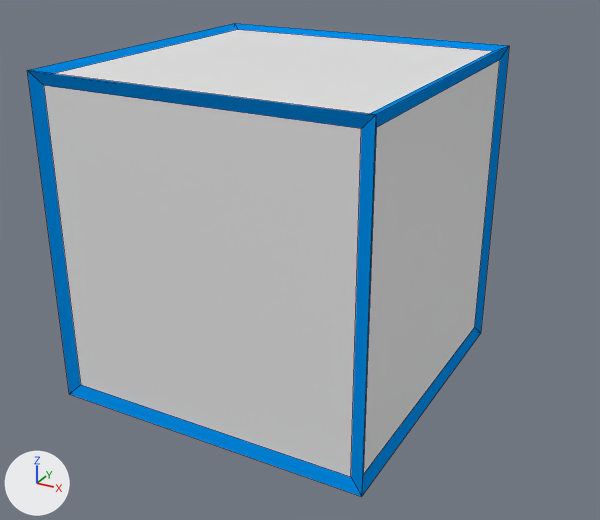
The Blender file BlenderStuff/cube.blend: old version first, new version second.
Before and after are seen from a camera (50 mm lens) standing at (2.45, -4.3, 1.9) and looking at (0.12, -0.05, -0.23). Arrows for +X, +Y and +Z are at lower left; the lights stay in place. Mesh edges are drawn as thin lines.

Script lines for the objects in view, before the commit:
```python
me_cube = bpy.data.meshes.new('Cube')
me_cube.from_pydata(...)  # a box spanning x -1.0..1.0, y -1.0..1.0, z -1.0..1.0
me_cube_001 = bpy.data.meshes.new('Cube.001')
me_cube_001.from_pydata(...)  # a box spanning x -1.0..1.0, y -1.0..1.0, z -1.0..1.0
me_cube_001.materials.append(mat_material)  # blue #008ce7
ob_cube = bpy.data.objects.new('Cube', me_cube)
ob_cube.location = (0.0, 0.0, 0.0)
ob_frame = bpy.data.objects.new('Frame', me_cube_001)
ob_frame.location = (0.0, 0.0, 0.0)
_m = ob_frame.modifiers.new('Wireframe', 'WIREFRAME')
_m.thickness = 0.1
```
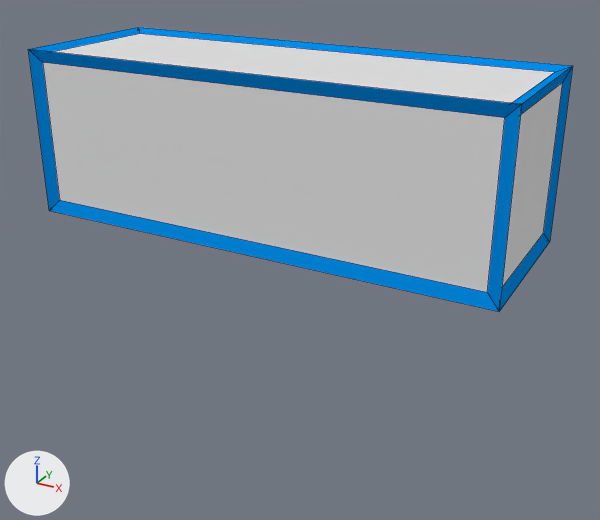
Commit message: Platforms and stuff

Pixel boxes [x1, y1, x2, y2] of what changed, in the pictures (600 x 520 px):
'Cube', deleted
    before: [44, 30, 500, 477]
'FallingPlatform', added
    after: [43, 34, 562, 292]
'Frame', mesh rescaled, moved (13% wider, 40% shorter)
    before: [27, 23, 509, 497]
    after: [28, 27, 573, 312]

What the commit changed:
me_cube_001 has 8 vertices, 6 faces and spans x -1.0..1.0, y -1.0..1.0, z -1.0..1.0.
me_cube_001 is used by ob_frame; location (0.0, 0.0, 0.0).
me_cube_001 part 1: the whole mesh is scaled about its middle by (1.5, 0.5, 0.5), then moved by (0.0, 0.0, 0.5).
Mesh me_cube_1 is new.
It is a box spanning x -1.5..1.5, y -0.5..0.5, z 0.0..1.0.
In object 'Frame' (ob_frame), parent is now set to ob_fallingplatform.
Object 'Cube' (ob_cube) is deleted.
Object 'FallingPlatform' (ob_fallingplatform) is new; it shows me_cube_1.
Its location is (0.0, 0.0, 0.0).
